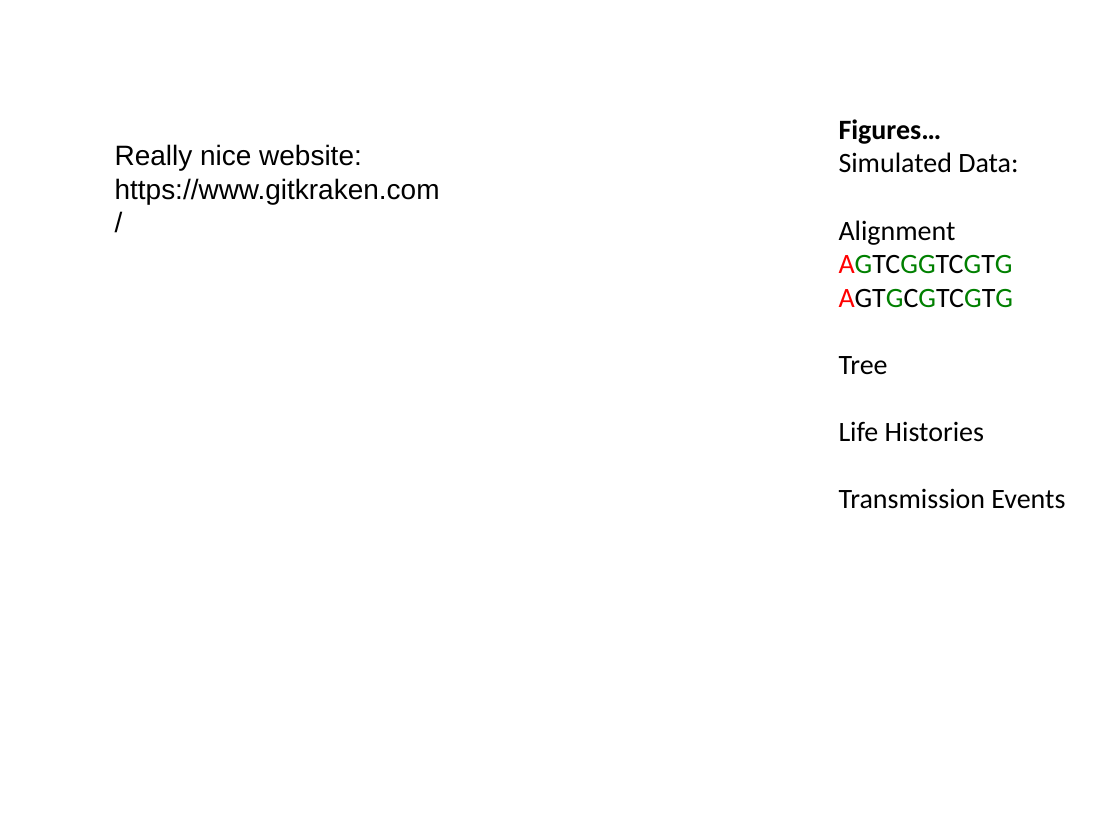
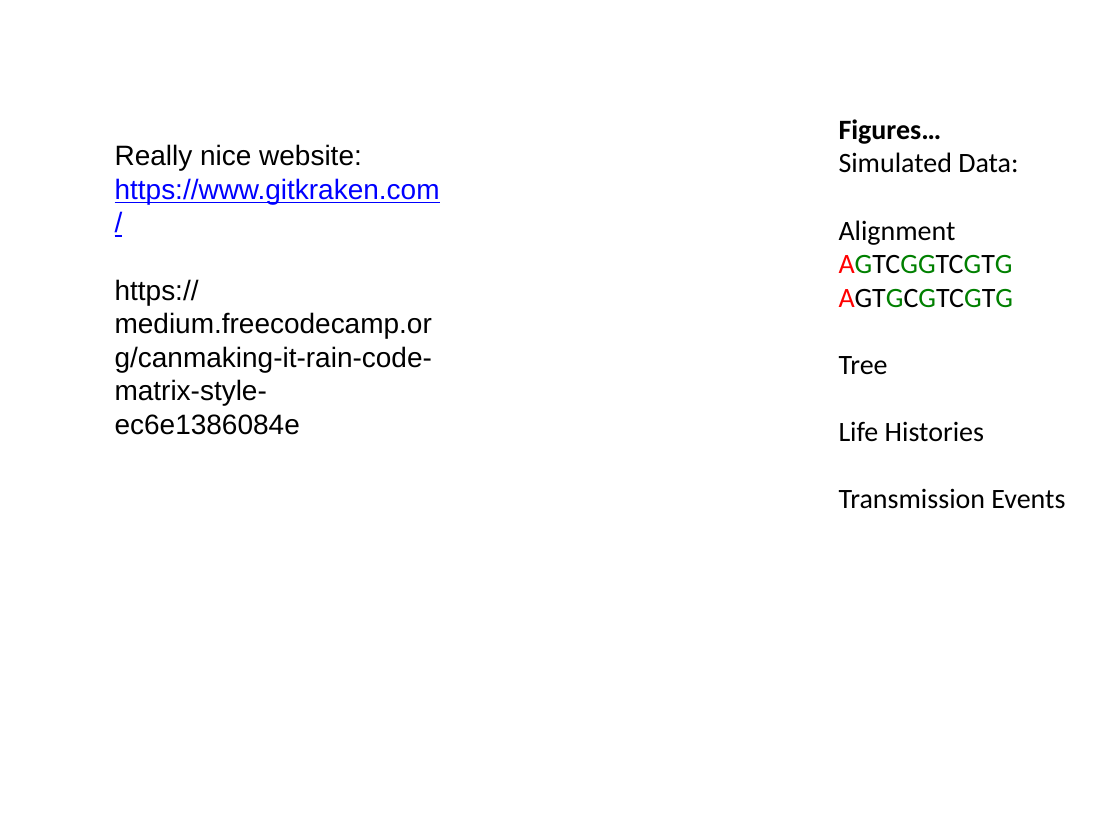
Before and after one commit to JosephCrispell/JosephCrispell.github.io, a slide deck: slide 5 of WebsiteDesign_27-01-16.pptx. Drawn at 1120x840 pixels with LibreOffice and Linux fonts; fonts in the diff are those of the drawing. Boxes give left, top, right and bottom in pixels: in the first picture for what was removed or moved away, otherwise in the second. Text is boxed around its words. In the diff, an @@ line names an element or a change of style, - is before the commit and + after.

```diff
--- a/WebsiteDesign_27-01-16.pptx
+++ b/WebsiteDesign_27-01-16.pptx
@@ text at [115, 144, 440, 204]: text colour #000000 to #0000FF, underline on in "https://www.gitkraken.com/" @@
@@ text at [115, 279, 432, 435]: paragraph added @@
+https://medium.freecodecamp.org/canmaking-it-rain-code-matrix-style-ec6e1386084e
```
Also in this commit, not shown: 17 other files.
